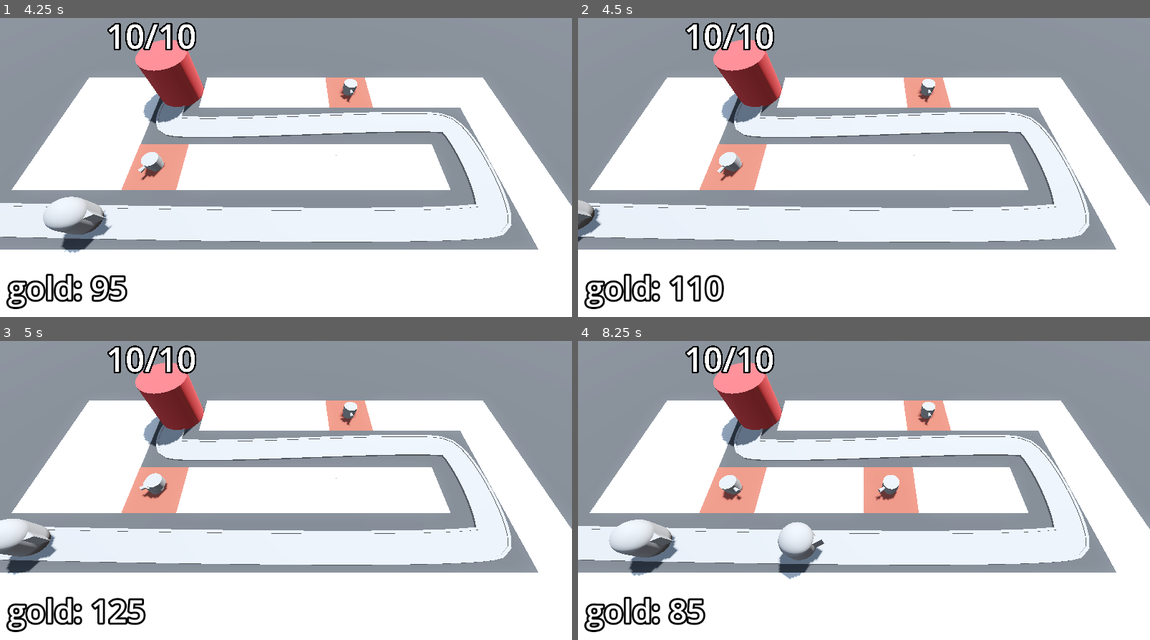
Above: before the commit, frames 1-4 (two rows, left to right).
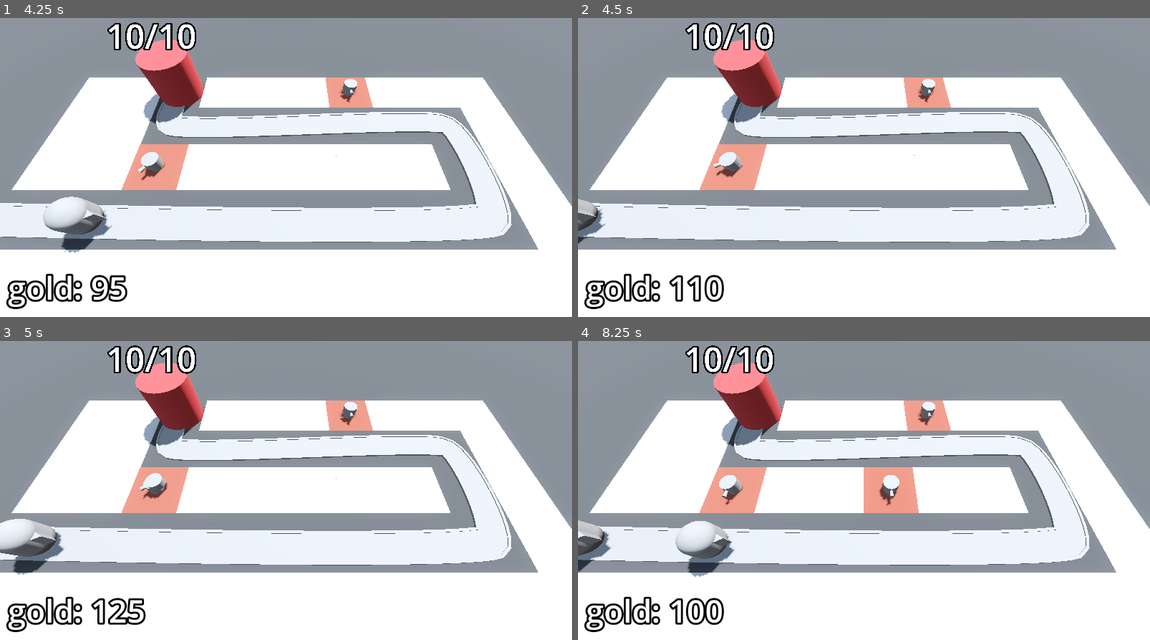
Above: after the commit, the same moments.

Repository: vibrunazo/godot-barbarian
Game: Godot game, scene res://levels/base_level.tscn
The game is run twice, just before and just after one commit, with the same random seed, the same clock (stepped at 60 frames per second) and the same inputs.
Inputs (mouse positions are in pixels of both pictures, inside the frame that each line leads up to):
- Up to frame 1 (4.25 s): tap Enter at 0.5 s; move the mouse to (411, 140) at 0.52 s; press the mouse at (411, 140) at 0.53 s; tap Space at 1.25 s; move the mouse to (171, 173) at 1.27 s; release the mouse at (171, 173) at 1.28 s; tap S (toggle_speed) at 1.35, 2.85 s; move the mouse to (343, 83) at 2.02 s; press the mouse at (343, 83) at 2.03 s; move the mouse to (257, 221) at 2.77 s; release the mouse at (257, 221) at 2.78 s; move the mouse to (457, 203) at 3.52 s; press the mouse at (457, 203) at 3.53 s
- Up to frame 2 (4.5 s): move the mouse to (692, 107) at 4.27 s; release the mouse at (692, 107) at 4.28 s; tap S (toggle_speed) at 4.35 s
- Up to frame 3 (5 s): no input
- Up to frame 4 (8.25 s): move the mouse to (892, 478) at 5.02 s; press the mouse at (892, 478) at 5.03 s; move the mouse to (778, 397) at 5.77 s; release the mouse at (778, 397) at 5.78 s; tap S (toggle_speed) at 5.85, 7.35 s; move the mouse to (989, 463) at 6.52 s; press the mouse at (989, 463) at 6.53 s; move the mouse to (749, 496) at 7.27 s; release the mouse at (749, 496) at 7.28 s; move the mouse to (921, 406) at 8.02 s; press the mouse at (921, 406) at 8.03 s

Frame 1 is identical in both runs. In frame 2, 0.3% of the frame differs, in the area x 0-29%, y 48-76%; in frame 3, 0.7%; in frame 4, 4.1%, in the area x 0-56%, y 46-95%.

Commit message:
59. The Victory Screen

Diff:
--- a/game/difficulty_manager.tscn
+++ b/game/difficulty_manager.tscn
@@ -10,13 +10,13 @@
 
 [sub_resource type="Curve" id="Curve_at8qg"]
 min_value = 10.0
-max_value = 110.0
-_data = [Vector2(0, 10), 0.0, 100.0, 0, 1, Vector2(1, 110), 100.0, 0.0, 1, 0]
+max_value = 40.0
+_data = [Vector2(0, 10), 0.0, 30.0, 0, 1, Vector2(1, 40), 30.0, 0.0, 1, 0]
 point_count = 2
 
 [node name="DifficultyManager" type="Node"]
 script = ExtResource("1_cklnc")
-game_length = 120.0
+game_length = 60.0
 spawn_time_curve = SubResource("Curve_6be53")
 enemy_health_curve = SubResource("Curve_at8qg")
 
--- a/levels/base_level.tscn
+++ b/levels/base_level.tscn
@@ -9,6 +9,7 @@
 [ext_resource type="PackedScene" uid="uid://dca1j4a74265h" path="res://turret/turret.tscn" id="6_do3xi"]
 [ext_resource type="Script" path="res://ui/bank.gd" id="8_a5n27"]
 [ext_resource type="PackedScene" uid="uid://cm8tu3u7up1dp" path="res://game/difficulty_manager.tscn" id="9_48gdr"]
+[ext_resource type="PackedScene" uid="uid://b6vx3yew3vwyq" path="res://ui/victory_layer.tscn" id="10_6gjld"]
 
 [sub_resource type="ProceduralSkyMaterial" id="ProceduralSkyMaterial_iyh3t"]
 sky_horizon_color = Color(0.64625, 0.65575, 0.67075, 1)
@@ -36,11 +37,6 @@
 [sub_resource type="LabelSettings" id="LabelSettings_njm1j"]
 font_size = 64
 outline_size = 16
-outline_color = Color(0, 0, 0, 1)
-
-[sub_resource type="LabelSettings" id="LabelSettings_elhpc"]
-font_size = 64
-outline_size = 8
 outline_color = Color(0, 0, 0, 1)
 
 [node name="BaseLevel" type="Node3D"]
@@ -144,30 +140,7 @@
 
 [node name="DifficultyManager" parent="." instance=ExtResource("9_48gdr")]
 
-[node name="VictoryLayer" type="CanvasLayer" parent="."]
+[node name="VictoryLayer" parent="." instance=ExtResource("10_6gjld")]
 visible = false
 
-[node name="ColorRect" type="ColorRect" parent="VictoryLayer"]
-anchors_preset = 15
-anchor_right = 1.0
-anchor_bottom = 1.0
-grow_horizontal = 2
-grow_vertical = 2
-color = Color(0, 0, 0, 0.588235)
-
-[node name="Label" type="Label" parent="VictoryLayer"]
-anchors_preset = 8
-anchor_left = 0.5
-anchor_top = 0.5
-anchor_right = 0.5
-anchor_bottom = 0.5
-offset_left = -131.5
-offset_top = -44.0
-offset_right = 131.5
-offset_bottom = 44.0
-grow_horizontal = 2
-grow_vertical = 2
-text = "You win!"
-label_settings = SubResource("LabelSettings_elhpc")
-
 [connection signal="stop_spawning_enemies" from="DifficultyManager" to="EnemyPath" method="_on_difficulty_manager_stop_spawning_enemies"]
--- /dev/null
+++ b/ui/victory_layer.gd
@@ -0,0 +1,9 @@
+extends CanvasLayer
+
+
+func _on_retry_button_pressed() -> void:
+	get_tree().reload_current_scene()
+
+
+func _on_quit_button_pressed() -> void:
+	get_tree().quit()
--- /dev/null
+++ b/ui/victory_layer.tscn
@@ -0,0 +1,57 @@
+[gd_scene load_steps=3 format=3 uid="uid://b6vx3yew3vwyq"]
+
+[ext_resource type="Script" path="res://ui/victory_layer.gd" id="1_kq5ss"]
+
+[sub_resource type="LabelSettings" id="LabelSettings_elhpc"]
+font_size = 96
+outline_size = 8
+outline_color = Color(0, 0, 0, 1)
+
+[node name="VictoryLayer" type="CanvasLayer"]
+script = ExtResource("1_kq5ss")
+
+[node name="ColorRect" type="ColorRect" parent="."]
+anchors_preset = 15
+anchor_right = 1.0
+anchor_bottom = 1.0
+grow_horizontal = 2
+grow_vertical = 2
+color = Color(0, 0, 0, 0.588235)
+
+[node name="CenterContainer" type="CenterContainer" parent="."]
+anchors_preset = 15
+anchor_right = 1.0
+anchor_bottom = 1.0
+grow_horizontal = 2
+grow_vertical = 2
+
+[node name="PanelContainer" type="PanelContainer" parent="CenterContainer"]
+custom_minimum_size = Vector2(400, 400)
+layout_mode = 2
+
+[node name="VBoxContainer" type="VBoxContainer" parent="CenterContainer/PanelContainer"]
+layout_mode = 2
+
+[node name="Label" type="Label" parent="CenterContainer/PanelContainer/VBoxContainer"]
+layout_mode = 2
+text = "Victory"
+label_settings = SubResource("LabelSettings_elhpc")
+horizontal_alignment = 1
+
+[node name="HBoxContainer" type="HBoxContainer" parent="CenterContainer/PanelContainer/VBoxContainer"]
+layout_mode = 2
+
+[node name="RetryButton" type="Button" parent="CenterContainer/PanelContainer/VBoxContainer/HBoxContainer"]
+layout_mode = 2
+size_flags_horizontal = 3
+theme_override_font_sizes/font_size = 24
+text = "Retry"
+
+[node name="QuitButton" type="Button" parent="CenterContainer/PanelContainer/VBoxContainer/HBoxContainer"]
+layout_mode = 2
+size_flags_horizontal = 3
+theme_override_font_sizes/font_size = 24
+text = "Quit"
+
+[connection signal="pressed" from="CenterContainer/PanelContainer/VBoxContainer/HBoxContainer/RetryButton" to="." method="_on_retry_button_pressed"]
+[connection signal="pressed" from="CenterContainer/PanelContainer/VBoxContainer/HBoxContainer/QuitButton" to="." method="_on_quit_button_pressed"]
